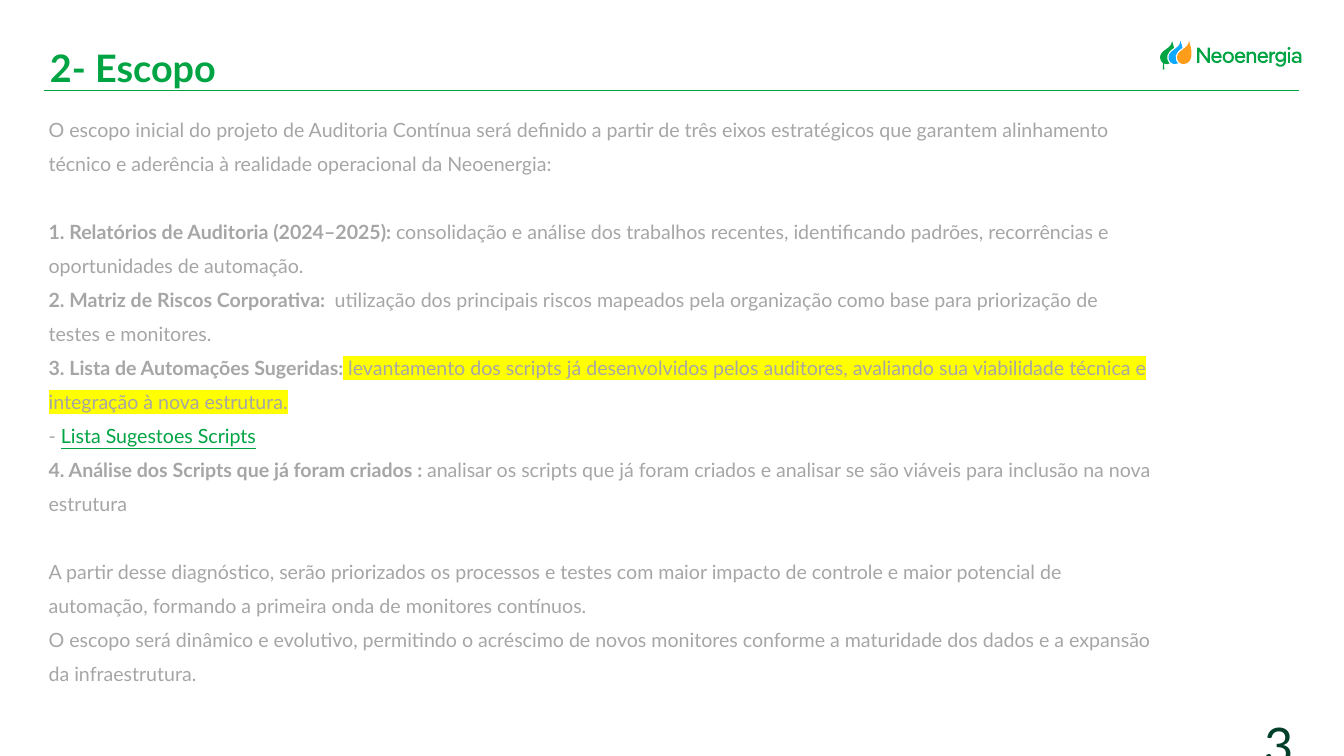
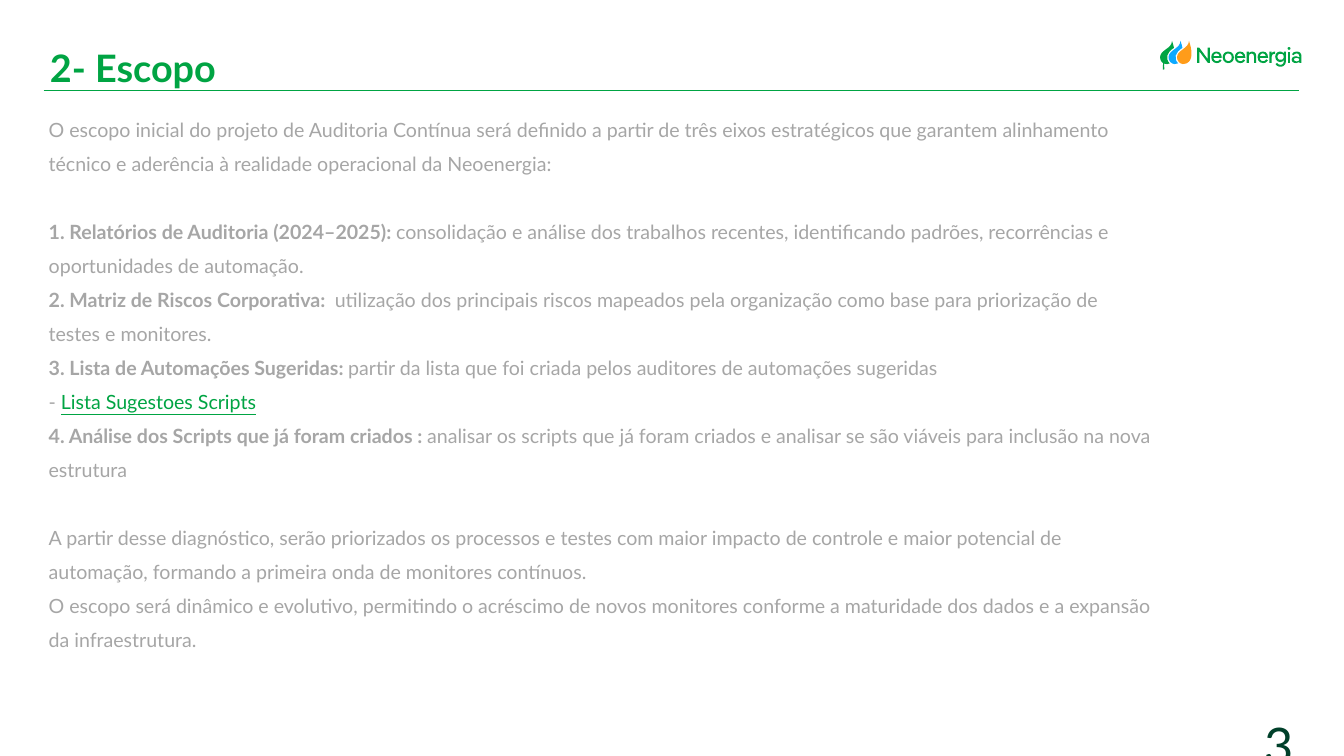
Before and after one commit to larissafeitosa24/MVP_MODULO2_PUCRIO, a slide deck: slide 3 of Proposta Auditoria.pptx. Drawn at 1344x756 pixels with LibreOffice and Linux fonts; fonts in the diff are those of the drawing. Boxes give left, top, right and bottom in pixels: in the first picture for what was removed or moved away, otherwise in the second. Text is boxed around its words. In the diff, an @@ line names an element or a change of style, - is before the commit and + after.

```diff
--- a/Proposta Auditoria.pptx
+++ b/Proposta Auditoria.pptx
@@ title at box(49, 123, 1150, 647): text changed @@
-O escopo inicial do projeto de Auditoria Contínua será definido a partir de três eixos estratégicos que garantem alinhamento técnico e aderência à realidade operacional da Neoenergia:
-1. Relatórios de Auditoria (2024–2025): consolidação e análise dos trabalhos recentes, identificando padrões, recorrências e oportunidades de automação.
-2. Matriz de Riscos Corporativa: utilização dos principais riscos mapeados pela organização como base para priorização de testes e monitores.
-3. Lista de Automações Sugeridas: levantamento dos scripts já desenvolvidos pelos auditores, avaliando sua viabilidade técnica e integração à nova estrutura.
-- Lista Sugestoes Scripts
-4. Análise dos Scripts que já foram criados : analisar os scripts que já foram criados e analisar se são viáveis para inclusão na nova estrutura
-A partir desse diagnóstico, serão priorizados os processos e testes com maior impacto de controle e maior potencial de automação, formando a primeira onda de monitores contínuos.
-O escopo será dinâmico e evolutivo, permitindo o acréscimo de novos monitores conforme a maturidade dos dados e a expansão da infraestrutura.
+O escopo inicial do projeto de Auditoria Contínua será definido a partir de três eixos estratégicos que garantem alinhamento técnico e aderência à realidade operacional da Neoenergia:
+1. Relatórios de Auditoria (2024–2025): consolidação e análise dos trabalhos recentes, identificando padrões, recorrências e oportunidades de automação.
+2. Matriz de Riscos Corporativa: utilização dos principais riscos mapeados pela organização como base para priorização de testes e monitores.
+3. Lista de Automações Sugeridas: partir da lista que foi criada pelos auditores de automações sugeridas
+- Lista Sugestoes Scripts
+4. Análise dos Scripts que já foram criados : analisar os scripts que já foram criados e analisar se são viáveis para inclusão na nova estrutura
+A partir desse diagnóstico, serão priorizados os processos e testes com maior impacto de controle e maior potencial de automação, formando a primeira onda de monitores contínuos.
+O escopo será dinâmico e evolutivo, permitindo o acréscimo de novos monitores conforme a maturidade dos dados e a expansão da infraestrutura.
```
Also in this commit, not shown: 3 other slides changed, 3 slides added, 5 slides removed.
